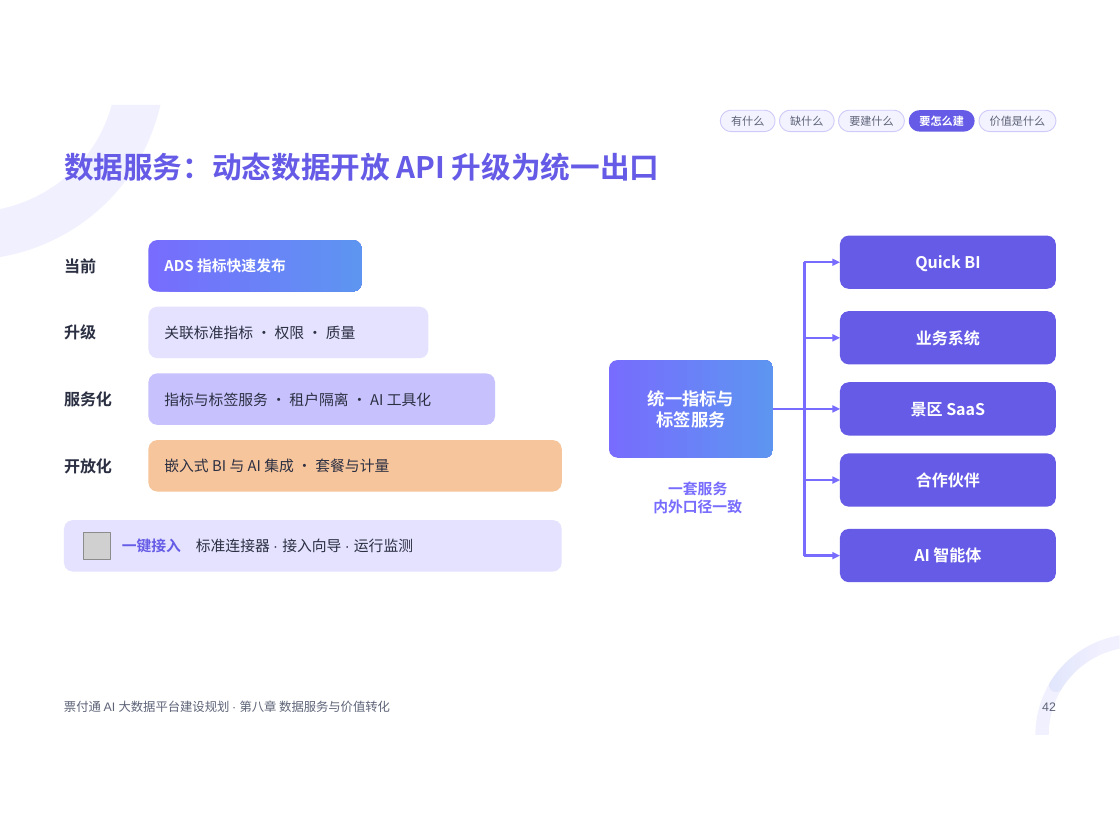
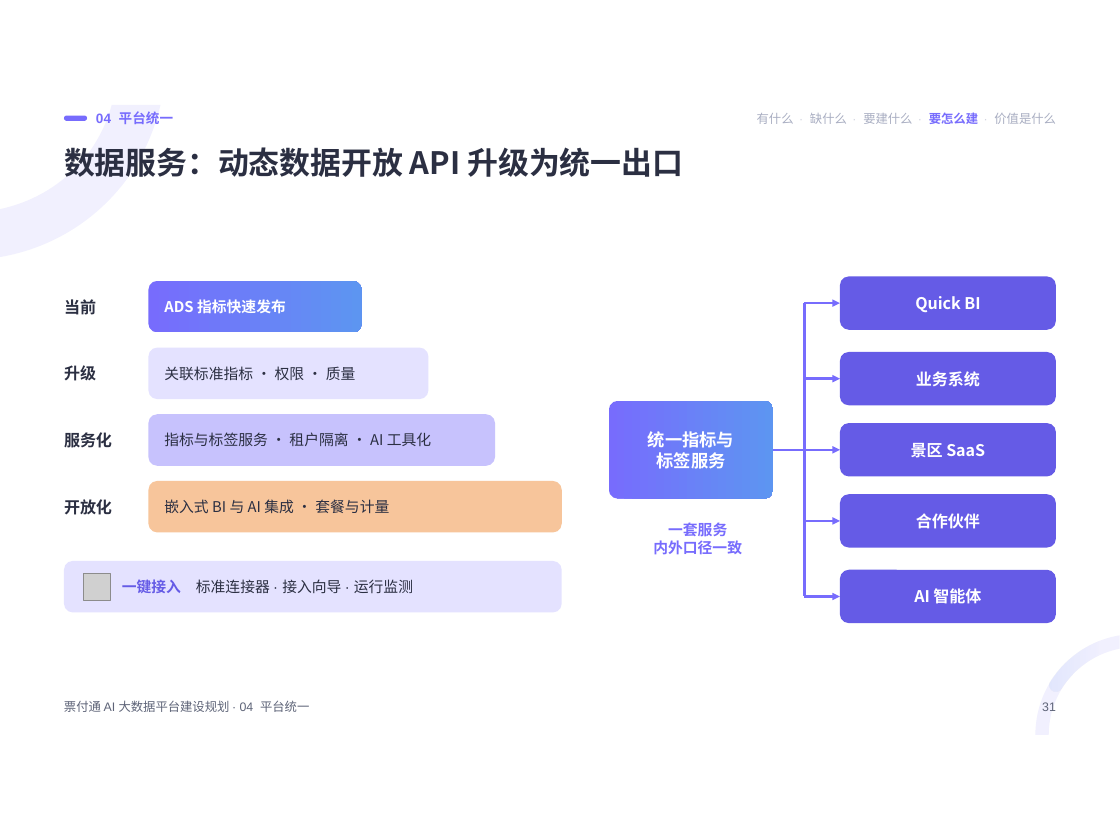
Before and after one commit to keanying/relevance, a slide deck: slide 31 of 票付通AI大数据平台建设规划.pptx (slide 42 before the commit). Drawn at 1120x840 pixels with LibreOffice and Linux fonts; fonts in the diff are those of the drawing; grey boxes stand for pictures. Boxes give left, top, right and bottom in pixels: in the first picture for what was removed or moved away, otherwise in the second. Text is boxed around its words. In the diff, an @@ line names an element or a change of style, - is before the commit and + after.

```diff
--- a/票付通AI大数据平台建设规划.pptx
+++ b/票付通AI大数据平台建设规划.pptx
@@ rounded rectangle added at (64, 116, 87, 121), fill #776CFD @@
@@ text added at (96, 111, 173, 124), 11 pt, text #776CFD, bold @@
+04 平台统一
@@ rounded rectangle removed at (720, 110, 774, 132) @@
-有什么
@@ text added at (757, 112, 1056, 124), 10 pt, text #A9AEC2 @@
+有什么 · 缺什么 · 要建什么 · 要怎么建 · 价值是什么
@@ rounded rectangle removed at (780, 110, 834, 132) @@
-缺什么
@@ rounded rectangle removed at (838, 110, 904, 132) @@
-要建什么
@@ rounded rectangle removed at (908, 110, 974, 132) @@
-要怎么建
@@ rounded rectangle removed at (980, 110, 1056, 132) @@
-价值是什么
@@ title "数据服务：动态数据开放 API 升级为统一出口" at (64, 147, 683, 177): size 24 to 25 pt, text colour #655BE6 to #2B2F42 @@
@@ 11 rounded rectangles, 6 texts, 2 lines, 1 picture: place and size @@
-11 rounded rectangles, 6 texts, 2 lines, 1 picture at (64, 236, 1056, 582)
+11 rounded rectangles, 6 texts, 2 lines, 1 picture at (64, 276, 1056, 623)
@@ arrow moved from (804, 338) - (840, 338) to (804, 303) - (840, 303) @@
@@ arrow moved from (804, 409) - (840, 409) to (804, 379) - (840, 379) @@
@@ arrow moved from (804, 480) - (840, 480) to (804, 450) - (840, 450) @@
@@ arrow moved from (804, 556) - (840, 556) to (804, 521) - (840, 521) @@
@@ arrow moved from (804, 262) - (840, 262) to (804, 596) - (840, 596) @@
@@ text at (64, 700, 309, 712): text changed @@
-票付通 AI 大数据平台建设规划 · 第八章 数据服务与价值转化
+票付通 AI 大数据平台建设规划 · 04 平台统一
@@ text at (1042, 702, 1056, 711): text changed @@
-42
+31
```
Also in this commit, not shown: 51 other slides changed, 1 slide added, 1 slide removed.
